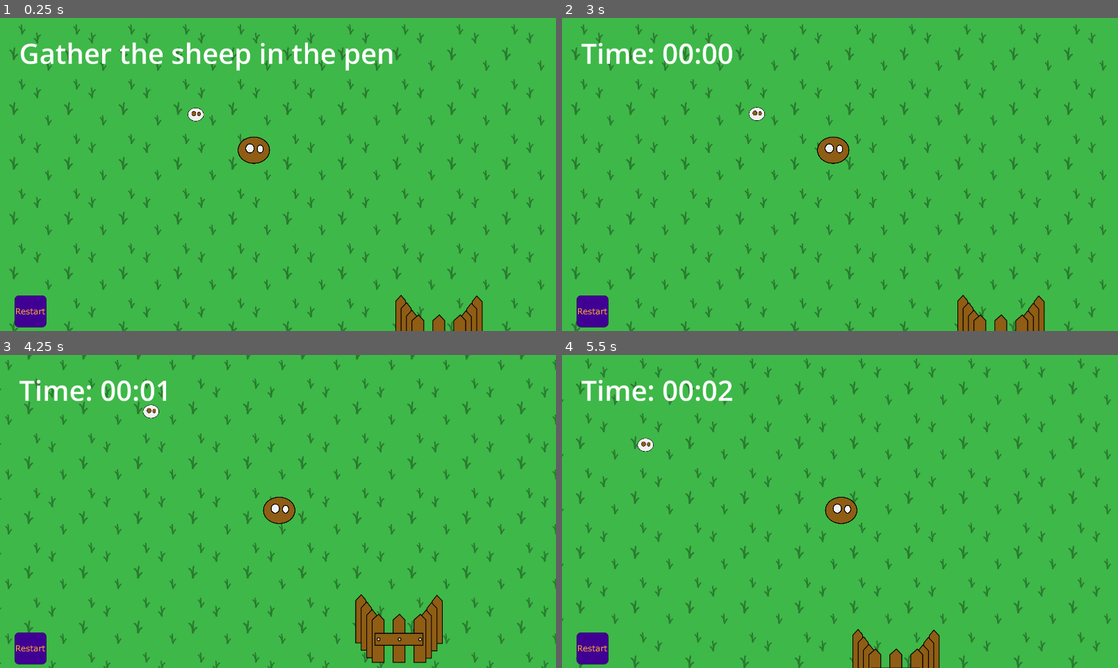
Above: before the commit, frames 1-4 (two rows, left to right).
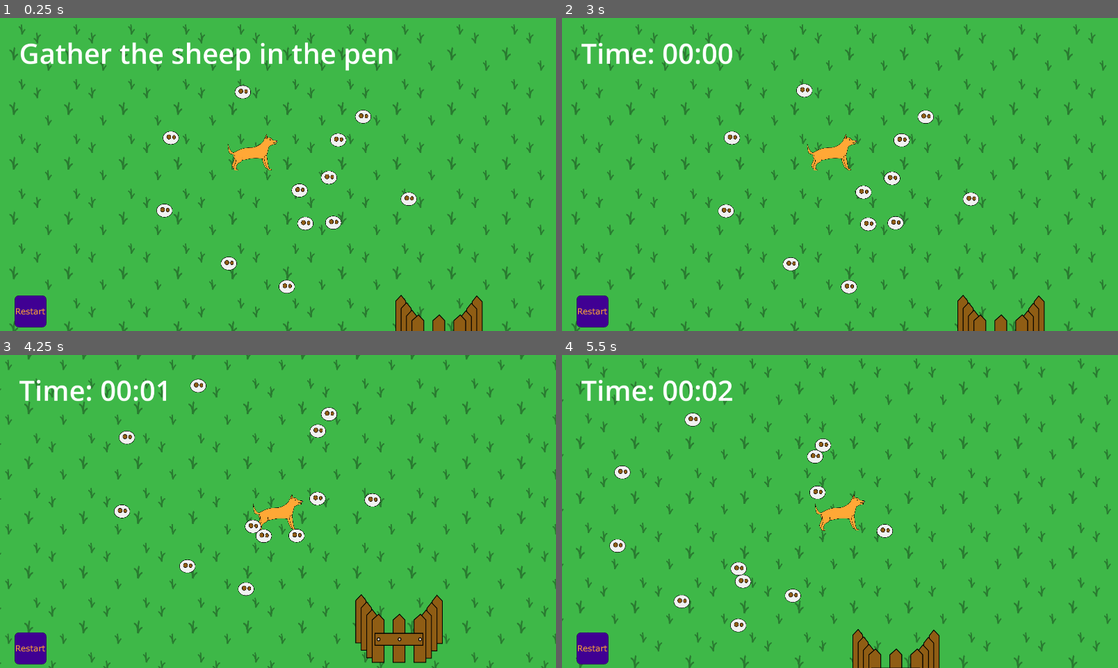
Above: after the commit, the same moments.

Repository: MrOnosa/d2jam-2025-sheep-herder
Game: Godot game, scene res://game.tscn
Two runs of this game, one before a commit and one after it. Both use one fixed random seed, a clock stepped at 60 frames per second and the inputs below.
Inputs (mouse positions are in pixels of both pictures, inside the frame that each line leads up to):
- Up to frame 1 (0.25 s): no input
- Up to frame 2 (3 s): click (589, 312) at 0.5 s; click (589, 312) at 1.25 s; click (589, 312) at 2 s; tap Enter at 2.75 s; hold D (right) from 2.78 s (still down)
- Up to frame 3 (4.25 s): release D (right) at 3.53 s; hold S (down) from 3.53 s (still down)
- Up to frame 4 (5.5 s): release S (down) at 4.28 s; hold D (right) 4.28-5.03 s; hold W (up) from 5.03 s (still down)

The runs differ from the first frame. In frame 1, 1.9% of the frame differs, in the area x 28-75%, y 21-88%; in frame 2, 1.9%; in frame 3, 1.8%; in frame 4, 1.9%, in the area x 8-60%, y 18-89%.

Commit message:
Updated dog asset. Messed around the the speed of the sprites on screen.

Diff:
--- a/assets/dog.svg
+++ b/assets/dog.svg
@@ -23,9 +23,9 @@
      inkscape:pagecheckerboard="0"
      inkscape:deskcolor="#d1d1d1"
      inkscape:document-units="mm"
-     inkscape:zoom="1.0396254"
-     inkscape:cx="71.660425"
-     inkscape:cy="183.23907"
+     inkscape:zoom="2.0792508"
+     inkscape:cx="202.71725"
+     inkscape:cy="172.89882"
      inkscape:window-width="2560"
      inkscape:window-height="1369"
      inkscape:window-x="1912"
@@ -38,26 +38,52 @@
      inkscape:label="Layer 1"
      inkscape:groupmode="layer"
      id="layer1">
-    <ellipse
-       style="fill:#8f5d14;fill-opacity:1;stroke:#000000;stroke-width:3.0185;paint-order:stroke fill markers"
+    <path
+       style="fill:#ffa836;fill-opacity:1;stroke:#000000;stroke-width:1;stroke-opacity:1;paint-order:stroke fill markers"
+       d="m 28.464033,56.423946 c 0,0 1.272492,7.762213 -5.344475,9.861827 -6.616964,2.099615 -6.482547,11.465619 -6.482547,11.465619 l 0.68693,1.108442 c 0.364001,0.587358 3.166639,0.0074 3.108719,1.131597 -0.06324,1.227583 -6.407458,0.314928 -6.407458,0.314928 l -1.440985,-5.299483 c -0.05779,0.07224 3.745299,-7.673928 4.208821,-10.454408 0.53507,-3.209668 -0.796401,-3.361724 -1.639354,-4.998672 -0.682078,-1.324541 0.159999,-4.653644 0.159999,-4.653644"
+       id="path8"
+       sodipodi:nodetypes="cscssccssc"
+       inkscape:label="back_left" />
+    <path
+       style="display:inline;fill:#ffa836;fill-opacity:1;stroke:#000000;stroke-width:0.987977;stroke-opacity:1;paint-order:stroke fill markers"
+       d="m 70.656123,55.092841 c 1.481064,0.279134 1.75865,15.679754 4.909636,22.819531 0.265168,0.60084 1.146299,1.613215 1.146299,1.613215 0,0 3.693631,-0.496375 3.566263,0.744562 -0.127366,1.240935 -5.349394,0.74456 -5.349394,0.74456 l -2.419966,-3.350524 c 0,0 -7.160639,-13.841127 -4.900412,-20.504252 0.128848,-0.37984 0.987516,-2.455349 3.047574,-2.067092 z"
+       id="path5"
+       sodipodi:nodetypes="sscsccss"
+       inkscape:label="front_left" />
+    <path
        id="path1"
-       cx="52.172234"
-       cy="47.973007"
-       rx="27.99486"
-       ry="23.286631" />
-    <ellipse
-       style="fill:#f1f1f1;fill-opacity:1;stroke:#000000;stroke-width:3.0185;paint-order:stroke fill markers"
+       style="fill:#ffa836;stroke:#000000;stroke-width:1;stroke-linecap:square;stroke-linejoin:round;stroke-opacity:1;paint-order:stroke fill markers"
+       inkscape:label="body"
+       d="m 75.748348,24.969535 c -1.38396,-0.03676 -2.740495,0.249706 -3.521749,1.16117 -1.717866,2.004179 -0.461371,5.687106 -8.18503,11.210168 -8.346581,5.968505 -15.041363,6.101374 -15.04456,6.101437 C 22.044625,43.100106 18.173467,55.347287 12.956832,52.007678 7.0688463,48.238281 4.8139814,36.981554 4.8139814,36.981554 c 0,0 1.0941347,14.465922 3.1943214,16.286085 2.6993662,2.339453 8.3679582,1.709367 8.3679582,1.709367 0,0 1.460321,15.17231 21.86852,9.715484 20.4082,-5.456826 35.693342,0.382091 35.693342,0.382091 0,0 4.831044,-23.220078 5.853389,-23.923088 8.531207,-5.866441 13.300188,-3.722197 13.559379,-5.276163 l -5.637382,-1.35599 c -3.978343,-1.705109 2.997929,0.504644 6.458004,-1.304313 0.709463,-0.370913 0.571541,-2.332674 0.571541,-2.332674 l -7.634159,-0.976168 c 0,0 -2.354637,-2.250601 -3.596253,-3.643948 -0.644732,-0.723521 -6.380334,-1.255944 -7.764294,-1.292702 z"
+       sodipodi:nodetypes="ssscscsczcsccsccss" />
+    <path
        id="path4"
-       cx="45.046272"
-       cy="44.664524"
-       rx="6.8714652"
-       ry="7.5077119" />
-    <ellipse
-       style="fill:#f1f1f1;fill-opacity:1;stroke:#000000;stroke-width:3.0185;paint-order:stroke fill markers"
-       id="path5"
-       cx="63.879173"
-       cy="45.809769"
-       rx="4.8354759"
-       ry="6.3624678" />
+       style="display:inline;fill:#262626;stroke:#000000;stroke-width:0.518153;paint-order:stroke fill markers"
+       d="m 82.732964,29.029436 c 0.271261,0.465514 -0.32757,0.896819 -0.773272,0.896819 -0.445702,0 -0.807015,-0.436769 -0.807015,-0.97555 10e-7,-0.538782 0.419791,-0.840779 0.840757,-0.694365 0.355723,0.123721 0.458346,0.290552 0.73953,0.773096 z"
+       sodipodi:nodetypes="sssss"
+       inkscape:label="eye" />
+    <path
+       style="fill:#e581a5;fill-opacity:1;stroke:#000000;stroke-width:1;stroke-opacity:1;paint-order:stroke fill markers"
+       d="m 92.559223,30.603089 c 1.612059,2.611803 2.019615,1.738022 2.019615,1.738022 l 0.164278,-1.458864 z"
+       id="path2"
+       inkscape:label="nose" />
+    <path
+       style="fill:#ae6f1b;fill-opacity:1;stroke:#000000;stroke-width:1;stroke-opacity:1;paint-order:stroke fill markers"
+       d="m 76.699635,27.258489 c -0.764821,-7.243301 -1.124736,-7.738184 -1.124736,-7.738184 0,0 -2.501585,4.187273 -2.474418,5.218775 0.02717,1.031502 0.944777,2.609386 0.944777,2.609386"
+       id="path3"
+       inkscape:label="ear" />
+    <path
+       style="fill:#ffa836;fill-opacity:1;stroke:#000000;stroke-width:1;stroke-opacity:1;paint-order:stroke fill markers"
+       d="m 31.253378,60.472996 c 0,0 1.272492,7.762213 -5.344475,9.861827 -6.616964,2.099615 -6.482547,11.465619 -6.482547,11.465619 l 0.68693,1.108442 c 0.364001,0.587358 3.166639,0.0074 3.108719,1.131597 -0.06324,1.227583 -6.407458,0.314928 -6.407458,0.314928 l -1.440985,-5.299483 c -0.05779,0.07224 3.745299,-7.673928 4.208821,-10.454408 0.53507,-3.209668 -0.796401,-3.361724 -1.639354,-4.998672 -0.682078,-1.324541 0.159999,-4.653644 0.159999,-4.653644"
+       id="path7"
+       sodipodi:nodetypes="cscssccssc"
+       inkscape:label="back_right"
+       sodipodi:insensitive="true" />
+    <path
+       style="fill:#ffa836;fill-opacity:1;stroke:#000000;stroke-width:1;stroke-opacity:1;paint-order:stroke fill markers"
+       d="m 74.887947,57.484421 c 1.479702,0.286233 1.757032,16.078508 4.905119,23.399857 0.264924,0.61612 1.145244,1.654241 1.145244,1.654241 0,0 3.690233,-0.508998 3.562982,0.763497 -0.127249,1.272493 -5.344472,0.763495 -5.344472,0.763495 L 76.739081,80.62978 c 0,0 -7.154051,-14.193123 -4.895903,-21.025698 0.128729,-0.3895 0.986607,-2.517792 3.044769,-2.119661 z"
+       id="path6"
+       sodipodi:nodetypes="sscsccss"
+       inkscape:label="front_right" />
   </g>
 </svg>
--- a/dog.gd
+++ b/dog.gd
@@ -5,6 +5,14 @@
 const JUMP_VELOCITY = -400.0
 
 var has_ever_moved := false
+var facing_left := false
+
+func _process(delta: float) -> void:
+	if facing_left:
+		$DogSprite.scale = Vector2(-1,1)
+	else:
+		$DogSprite.scale = Vector2(1, 1)
+
 
 func _physics_process(delta: float) -> void:
 
@@ -12,6 +20,7 @@
 	if horizontal_axis:
 		has_ever_moved = true
 		velocity.x = horizontal_axis * SPEED
+		facing_left = velocity.x < 0
 	else:
 		velocity.x = move_toward(velocity.x, 0, SPEED)
 
--- a/dog.tscn
+++ b/dog.tscn
@@ -11,7 +11,7 @@
 motion_mode = 1
 script = ExtResource("1_kb3ao")
 
-[node name="Dog" type="Sprite2D" parent="."]
+[node name="DogSprite" type="Sprite2D" parent="."]
 texture = ExtResource("1_c5eso")
 
 [node name="CollisionShape2D" type="CollisionShape2D" parent="."]
--- a/game.tscn
+++ b/game.tscn
@@ -111,7 +111,40 @@
 limit_bottom = 3000
 
 [node name="leftsheep3" parent="." instance=ExtResource("3_fc0e3")]
-position = Vector2(1348, 670)
+position = Vector2(1673, 515)
+
+[node name="leftsheep4" parent="." instance=ExtResource("3_fc0e3")]
+position = Vector2(1176, 831)
+
+[node name="leftsheep5" parent="." instance=ExtResource("3_fc0e3")]
+position = Vector2(2268, 1105)
+
+[node name="leftsheep6" parent="." instance=ExtResource("3_fc0e3")]
+position = Vector2(2065, 1194)
+
+[node name="leftsheep7" parent="." instance=ExtResource("3_fc0e3")]
+position = Vector2(1977, 1858)
+
+[node name="leftsheep8" parent="." instance=ExtResource("3_fc0e3")]
+position = Vector2(2105, 1422)
+
+[node name="leftsheep9" parent="." instance=ExtResource("3_fc0e3")]
+position = Vector2(2819, 1253)
+
+[node name="leftsheep10" parent="." instance=ExtResource("3_fc0e3")]
+position = Vector2(2298, 1416)
+
+[node name="leftsheep11" parent="." instance=ExtResource("3_fc0e3")]
+position = Vector2(1576, 1698)
+
+[node name="leftsheep12" parent="." instance=ExtResource("3_fc0e3")]
+position = Vector2(1132, 1333)
+
+[node name="leftsheep13" parent="." instance=ExtResource("3_fc0e3")]
+position = Vector2(2504, 685)
+
+[node name="leftsheep14" parent="." instance=ExtResource("3_fc0e3")]
+position = Vector2(2332, 846)
 
 [node name="Area2D" type="Area2D" parent="."]
 position = Vector2(2815, 2144)
--- a/sheep.gd
+++ b/sheep.gd
@@ -1,8 +1,8 @@
 extends RigidBody2D
 class_name Sheep
 
-const SPEED := 10000.0
-const SCARED_OF_DOG_SPEED := 20000.0
+const SPEED := 20000.0
+const SCARED_OF_DOG_SPEED := 30000.0
 const run_doggy_logic := true
 const run_sheep_herding_mentality_logic := true
 
